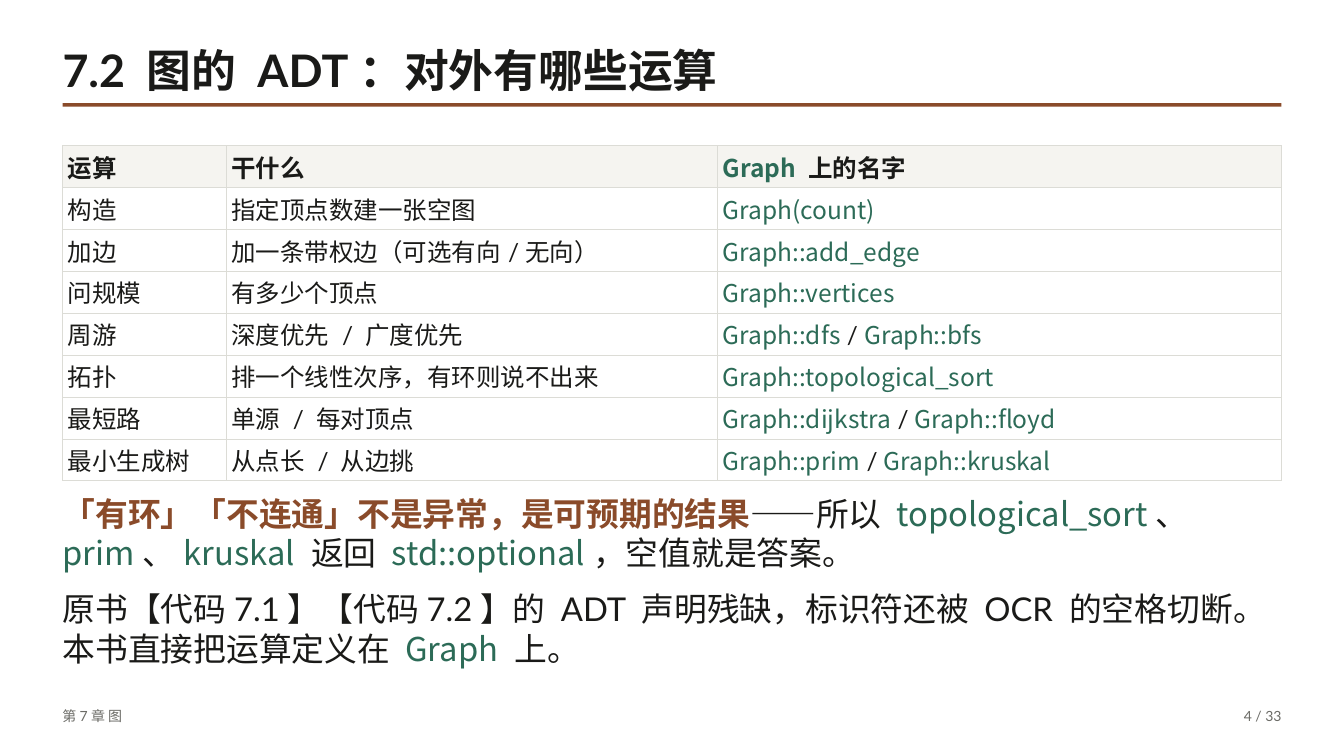
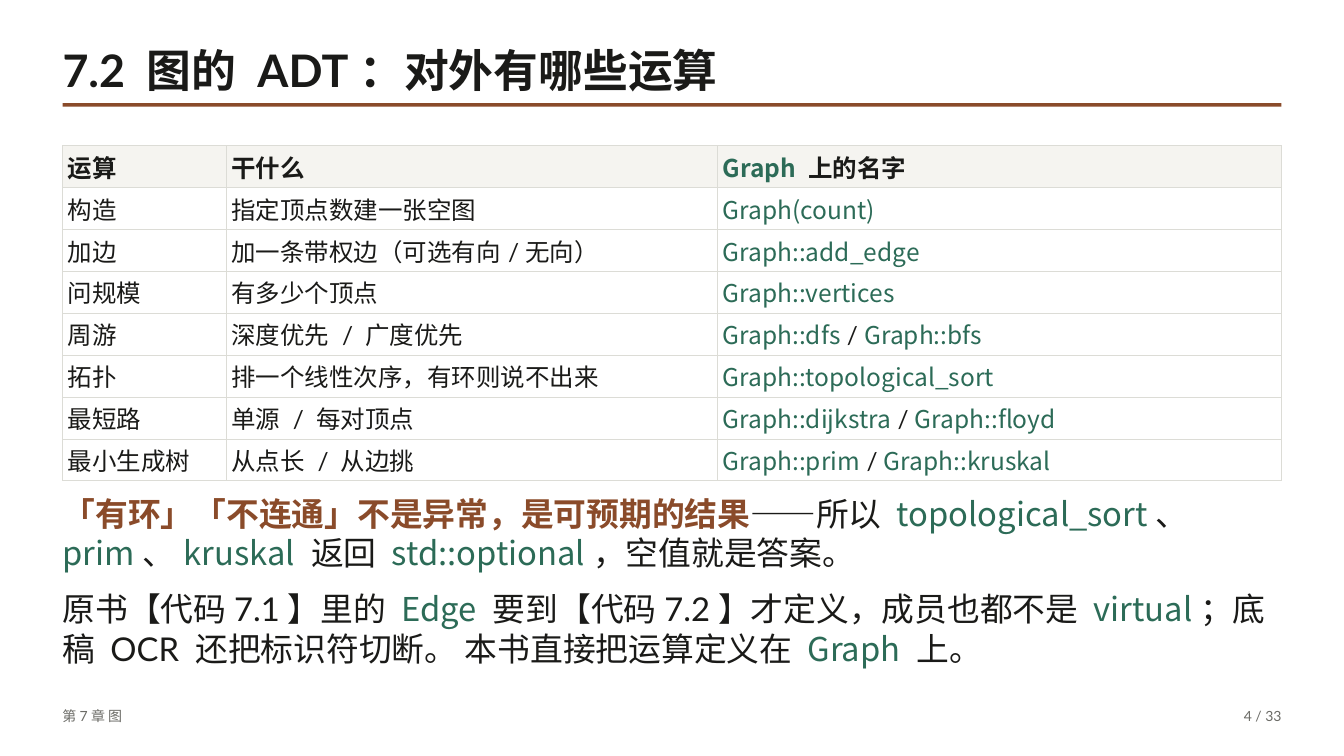
Before and after one commit to GMyhf/dsa-modernization, a slide deck: slide 4 of book/slides/pptx/ch07-graph.pptx. Drawn at 1344x756 pixels with LibreOffice and Linux fonts; fonts in the diff are those of the drawing. Boxes give left, top, right and bottom in pixels: in the first picture for what was removed or moved away, otherwise in the second. Text is boxed around its words. In the diff, an @@ line names an element or a change of style, - is before the commit and + after.

```diff
--- a/book/slides/pptx/ch07-graph.pptx
+++ b/book/slides/pptx/ch07-graph.pptx
@@ text at <box>63,593,1266,669</box>: text changed @@
-原书【代码7.1】【代码7.2】的 ADT 声明残缺，标识符还被 OCR 的空格切断。 本书直接把运算定义在 Graph 上。
+原书【代码7.1】里的 Edge 要到【代码7.2】才定义，成员也都不是 virtual；底稿 OCR 还把标识符切断。 本书直接把运算定义在 Graph 上。
```
Also in this commit, not shown: 34 other files.
